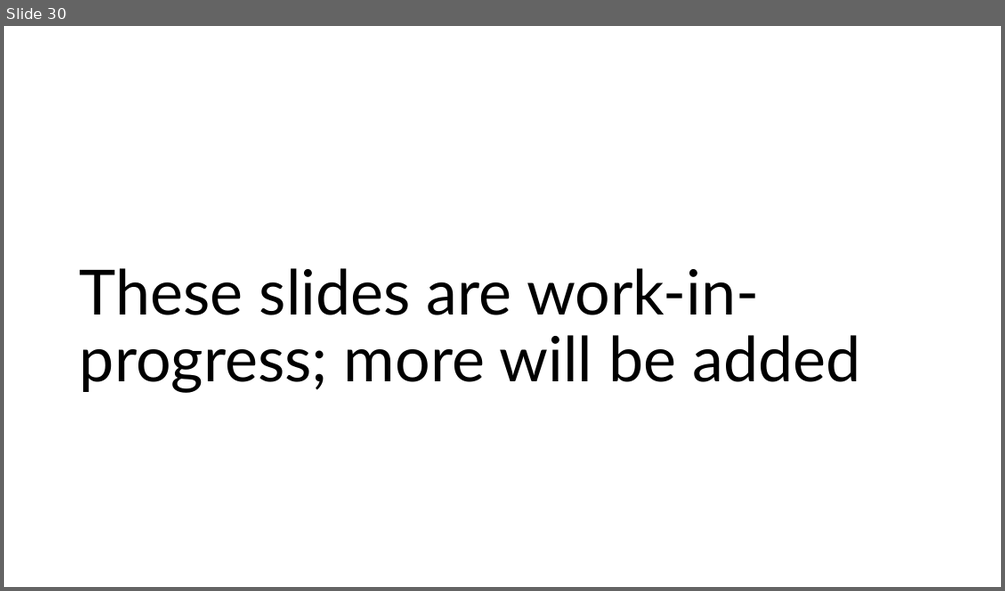
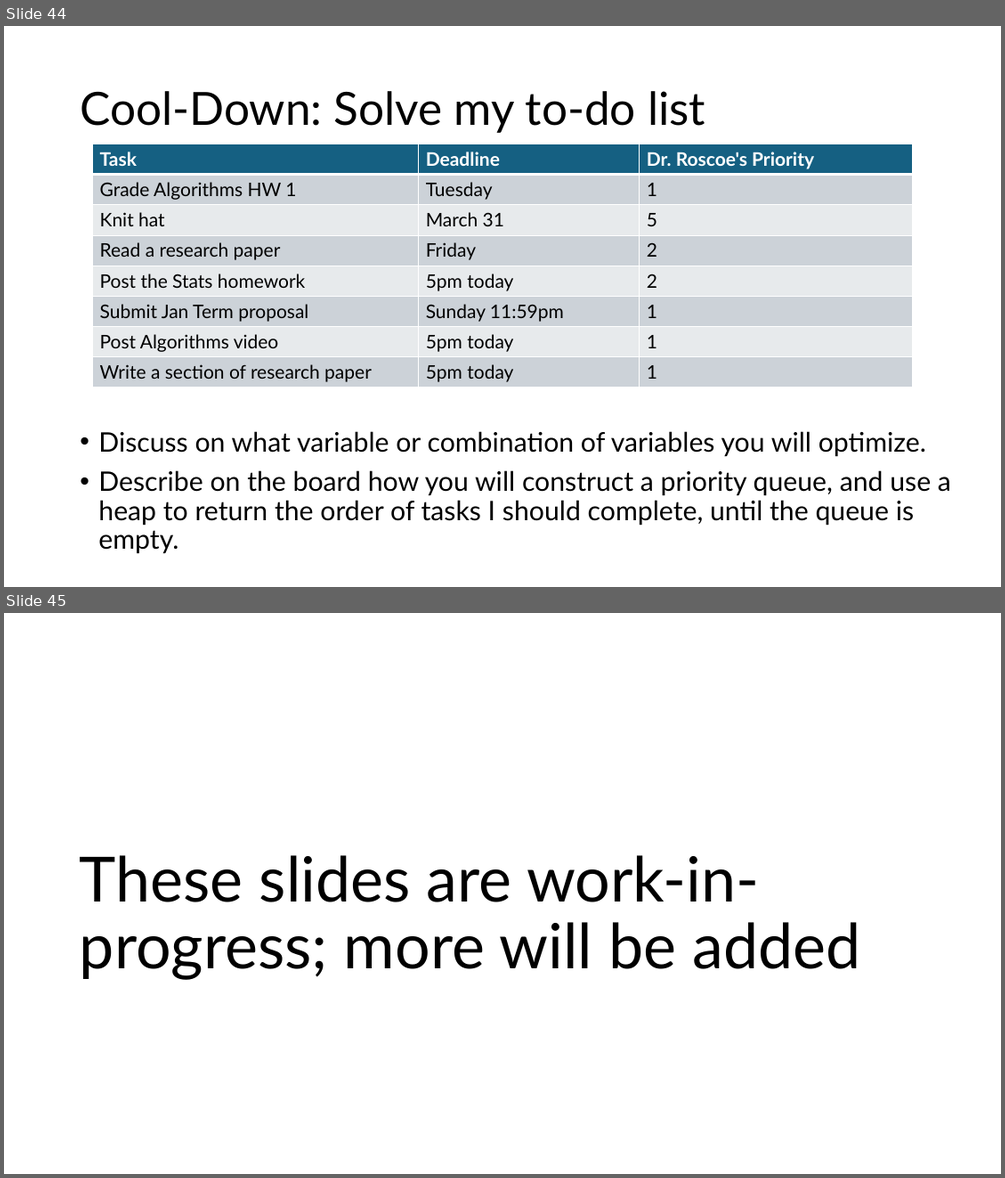
Before and after one commit to SMC-CS-374-Sp26/Unit-2-Data-Structures, a slide deck: 374 DS in detail.pptx. Shown one above the other, each under a label of ours: slide 30 before the commit, slides 44 and 45 after it. The pictures are 1005x591 and 1005x1178 pixels, drawn with LibreOffice and Linux fonts; fonts in the diff are those of the drawing. Boxes give left, top, right and bottom in pixels: in the first picture for what was removed or moved away, otherwise in the second. Text is boxed around its words. In the diff, an @@ line names an element or a change of style, - is before the commit and + after.

Commit message:
update for warm-up and cool-down problems

```diff
--- a/374 DS in detail.pptx
+++ b/374 DS in detail.pptx
@@ slide 44 added at [4,26,1001,587], background #FFFFFF @@
@@ title added at [80,91,705,133], 44 pt, text #000000 @@
+Cool-Down: Solve my to-do list
@@ table added at [92,144,913,386], 8 rows, 3 columns @@
+Task | Deadline | Dr. Roscoe's Priority
+Grade Algorithms HW 1 | Tuesday | 1
+Knit hat | March 31 | 5
+Read a research paper | Friday | 2
+Post the Stats homework | 5pm today | 2
+Submit Jan Term proposal | Sunday 11:59pm | 1
+Post Algorithms video | 5pm today | 1
+Write a section of research paper | 5pm today | 1
@@ text added at [98,431,951,554], 25.9 pt, text #000000 @@
+• Discuss on what variable or combination of variables you will optimize.
+• Describe on the board how you will construct a priority queue, and use a heap to return the order of tasks I should complete, until the queue is empty.
@@ what was slide 30 is now slide 45 @@
```
Also in this commit, not shown: 14 other slides added, 1 other file.
